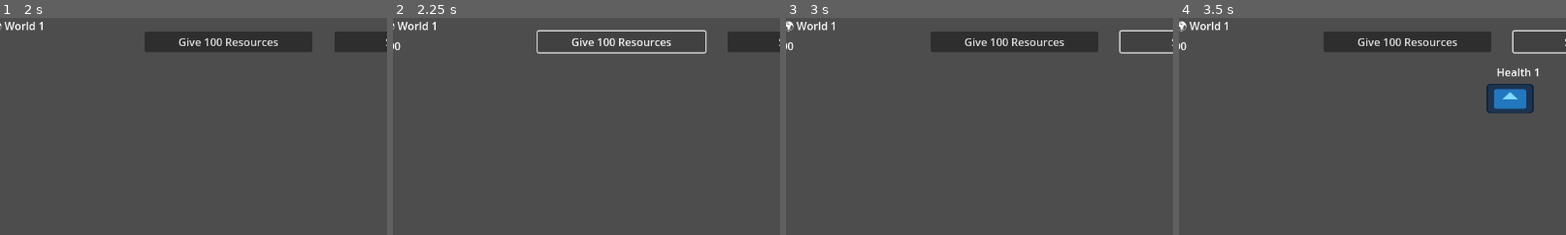
Above: before the commit, frames 1-4 (left to right).
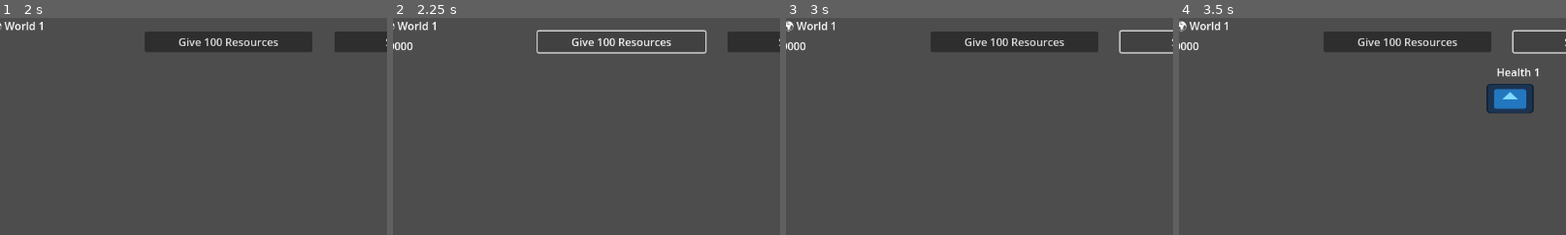
Above: after the commit, the same moments.

Repository: aceofknights/Missile-Game
Game: Godot game, scene res://Scene/MainMenu.tscn
The game is run twice, just before and just after one commit, with the same random seed, the same clock (stepped at 60 frames per second) and the same inputs. The engine's default icon, where the game draws it, is replaced by a stand-in: a white triangle on a blue panel in a dark square.
Inputs:
- Up to frame 1 (2 s): click "Start" at 0.5 s; click "World 1 - Deploy" at 1.25 s
- Up to frame 2 (2.25 s): click "Give 100 Resources" at 2 s
- Up to frame 3 (3 s): click "Skip To Boss" at 2.75 s
- Up to frame 4 (3.5 s): no input
The pictures show only the part of the screen within x 9-59%, y 0-50%; the shares and areas given below are measured in that part.

Frame 1 is identical in both runs. In frame 2, less than 0.1% of the frame differs, in the area x 2-6%, y 11-16%; in frame 3, less than 0.1%; in frame 4, less than 0.1%.

Commit message:
Update Main.gd

Diff:
--- a/Scripts/Main.gd
+++ b/Scripts/Main.gd
@@ -74,7 +74,7 @@
 
 
 func _give_resource():
-	GameManager.player_resources += 100
+	GameManager.player_resources += 10000
 
 
 func _get_ordered_cannons() -> Array:
